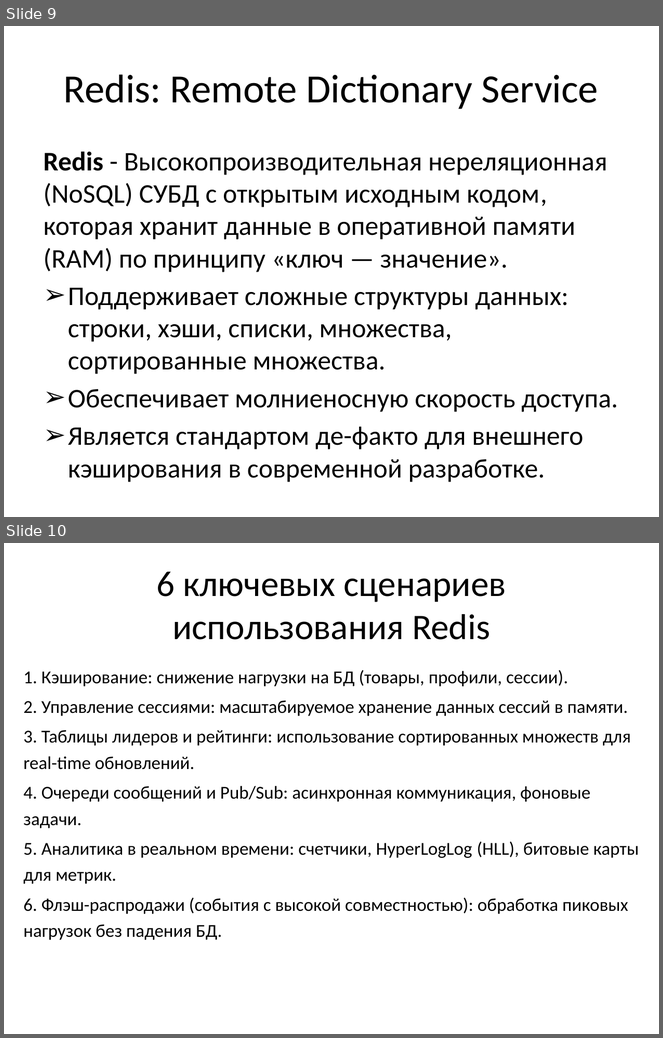
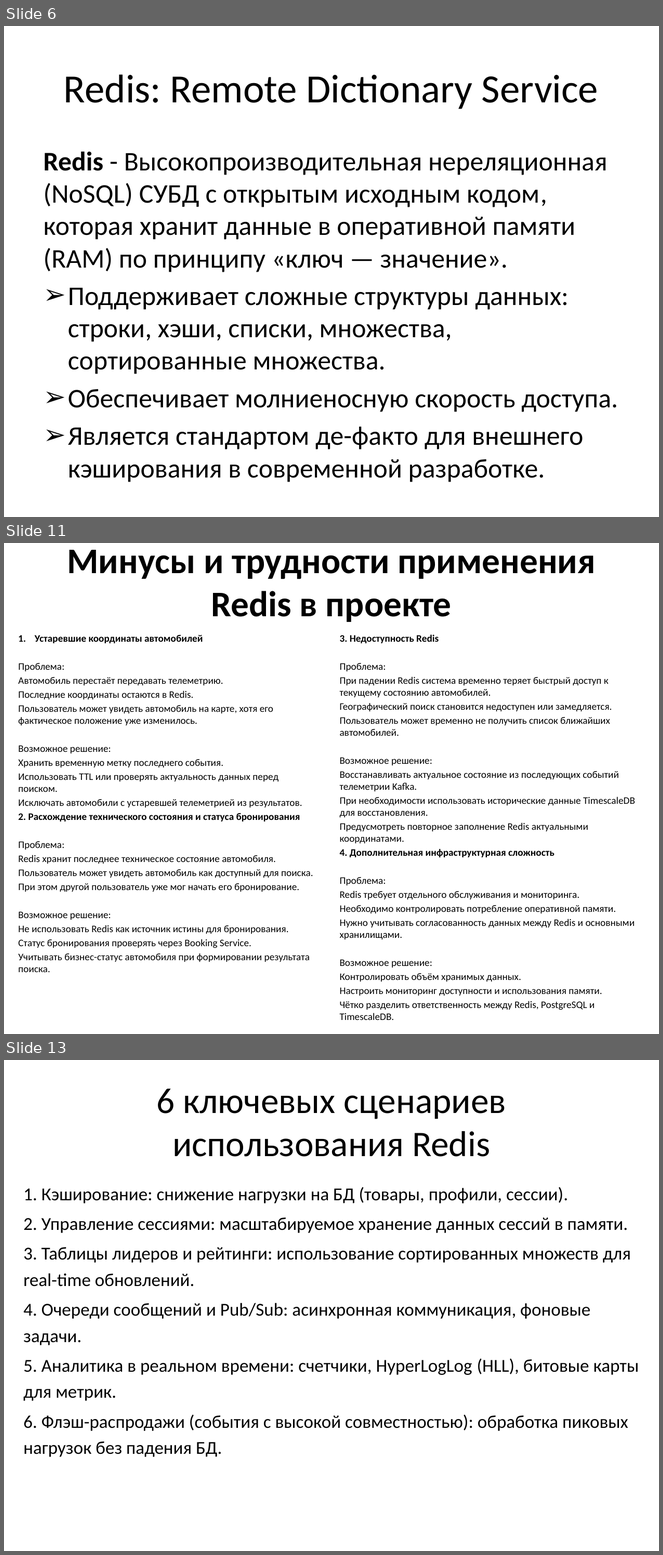
Before and after one commit to Antipindima1/Doklad-Redis, a slide deck: Презентация кэширования.pptx. Shown one above the other, each under a label of ours: slides 9 and 10 before the commit, slides 6, 11 and 13 after it; the slides between them are not shown. The pictures are 663x1038 and 663x1555 pixels, drawn with LibreOffice and Linux fonts; fonts in the diff are those of the drawing; background and template pictures are left out. Boxes give left, top, right and bottom in pixels: in the first picture for what was removed or moved away, otherwise in the second. Text is boxed around its words. In the diff, an @@ line names an element or a change of style, - is before the commit and + after.

```diff
--- a/Презентация кэширования.pptx
+++ b/Презентация кэширования.pptx
@@ slide 11 added at <box>4,543,659,1034</box>, background picture (left out) @@
@@ title added at <box>67,550,596,622</box>, 39.6 pt, text #000000, bold @@
+Минусы и трудности применения Redis в проекте
@@ text added at <box>18,635,313,973</box>, 11 pt, text #000000 @@
+1. Устаревшие координаты автомобилей
+Проблема:
+Автомобиль перестаёт передавать телеметрию.
+Последние координаты остаются в Redis.
+Пользователь может увидеть автомобиль на карте, хотя его фактическое положение уже изменилось.
+Возможное решение:
+Хранить временную метку последнего события.
+Использовать TTL или проверять актуальность данных перед поиском.
+Исключать автомобили с устаревшей телеметрией из результатов.
+2. Расхождение технического состояния и статуса бронирования
+Проблема:
+Redis хранит последнее техническое состояние автомобиля.
+Пользователь может увидеть автомобиль как доступный для поиска.
+При этом другой пользователь уже мог начать его бронирование.
+Возможное решение:
+Не использовать Redis как источник истины для бронирования.
+Статус бронирования проверять через Booking Service.
+Учитывать бизнес-статус автомобиля при формировании результата поиска.
@@ text added at <box>340,635,635,1020</box>, 11 pt, text #000000 @@
+3. Недоступность Redis
+Проблема:
+При падении Redis система временно теряет быстрый доступ к текущему состоянию автомобилей.
+Географический поиск становится недоступен или замедляется.
+Пользователь может временно не получить список ближайших автомобилей.
+Возможное решение:
+Восстанавливать актуальное состояние из последующих событий телеметрии Kafka.
+При необходимости использовать исторические данные TimescaleDB для восстановления.
+Предусмотреть повторное заполнение Redis актуальными координатами.
+4. Дополнительная инфраструктурная сложность
+Проблема:
+Redis требует отдельного обслуживания и мониторинга.
+Необходимо контролировать потребление оперативной памяти.
+Нужно учитывать согласованность данных между Redis и основными хранилищами.
+Возможное решение:
+Контролировать объём хранимых данных.
+Настроить мониторинг доступности и использования памяти.
+Чётко разделить ответственность между Redis, PostgreSQL и TimescaleDB.
@@ what was slide 9 is now slide 6 @@
@@ what was slide 10 is now slide 13 @@
```
Also in this commit, not shown: 5 other slides added, 3 slides removed, 3 other files.
